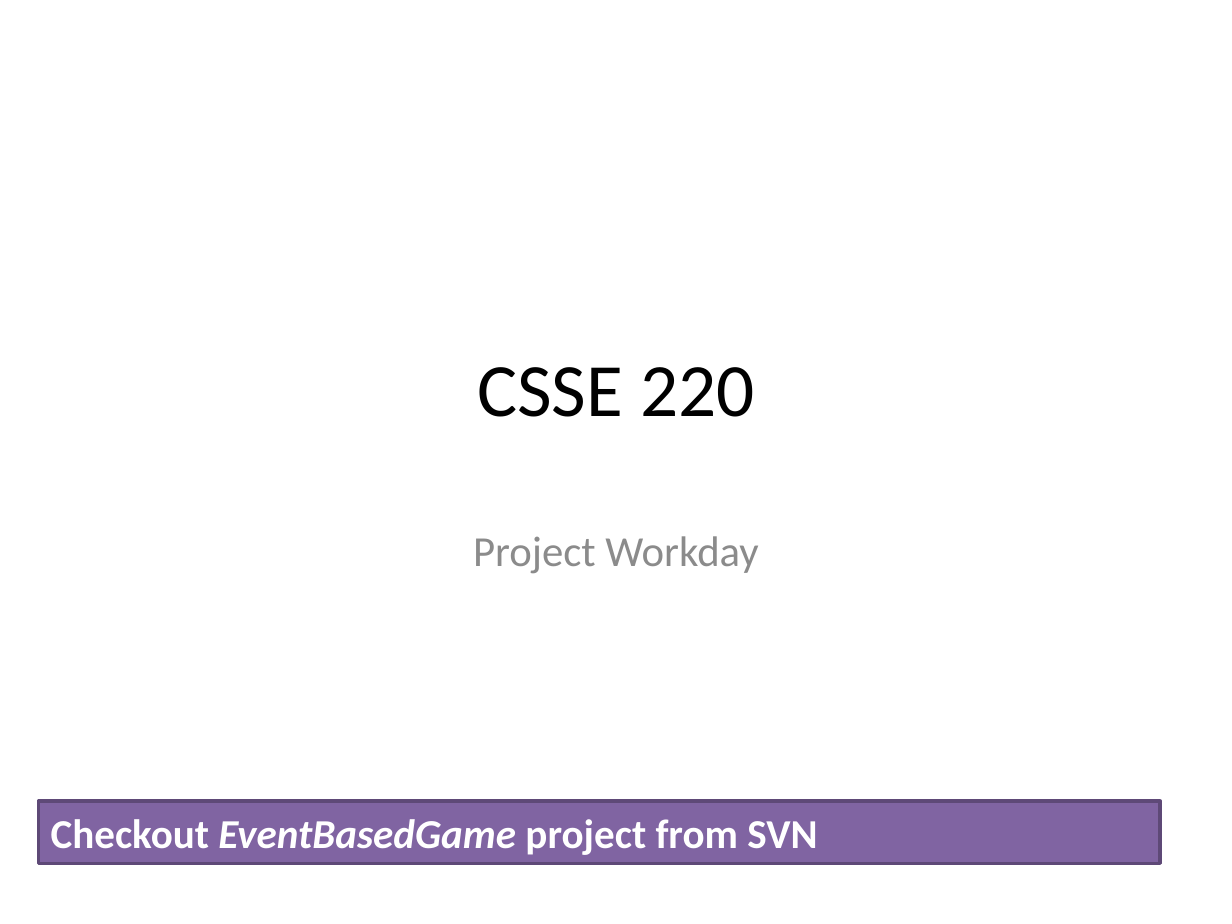
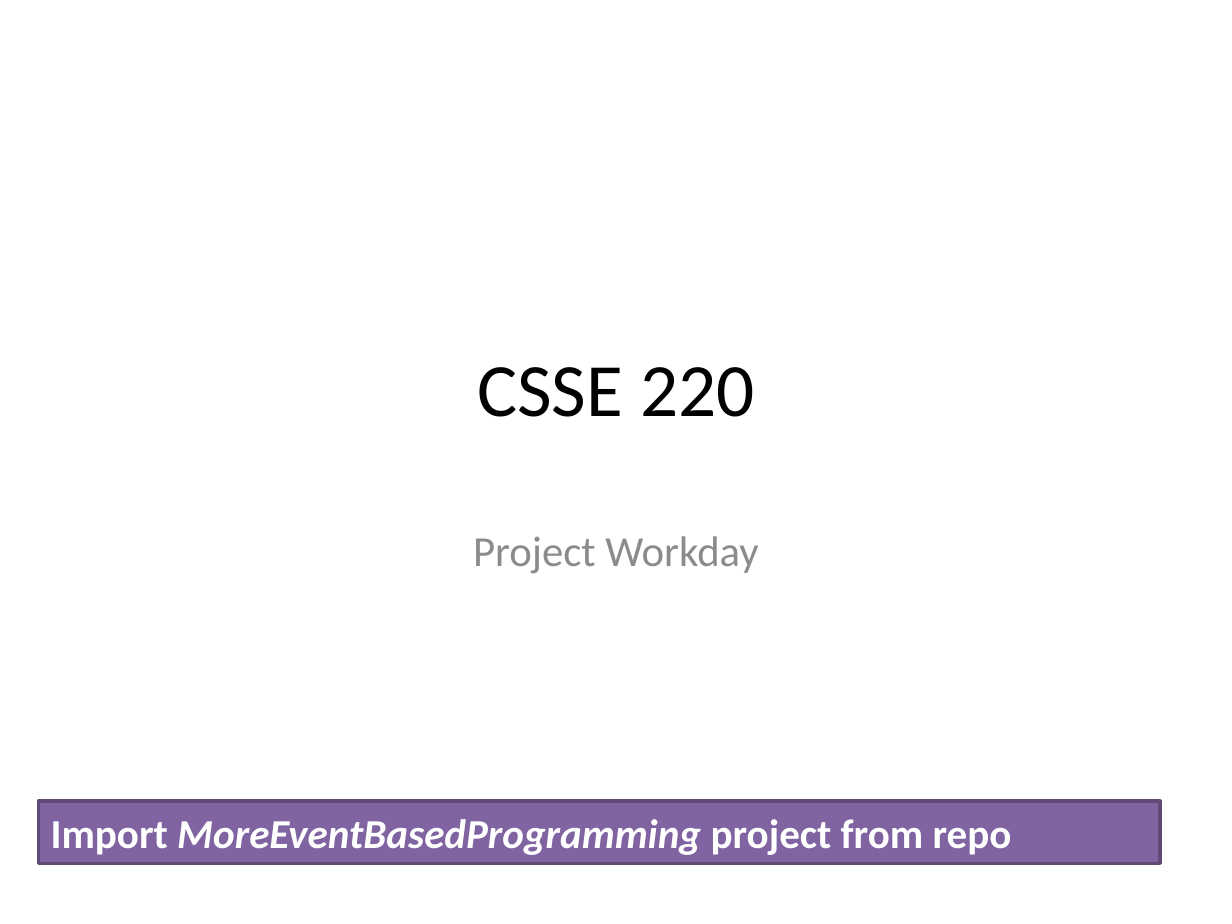
Before and after one commit to RHIT-CSSE/csse220, a slide deck: slide 1 of ClassMaterials/MoreEventBasedProgramming/Slides/MoreEventBasedProgramming.pptx. Drawn at 1232x924 pixels with LibreOffice and Linux fonts; fonts in the diff are those of the drawing. Boxes give left, top, right and bottom in pixels: in the first picture for what was removed or moved away, otherwise in the second. Text is boxed around its words. In the diff, an @@ line names an element or a change of style, - is before the commit and + after.

Commit message:
updated MoreEventBasedProgramming slides

```diff
--- a/ClassMaterials/MoreEventBasedProgramming/Slides/MoreEventBasedProgramming.pptx
+++ b/ClassMaterials/MoreEventBasedProgramming/Slides/MoreEventBasedProgramming.pptx
@@ text in rectangle at box(51, 819, 1012, 855): text changed; italic on @@
-Checkout EventBasedGame project from SVN
+Import MoreEventBasedProgramming project from repo
```
